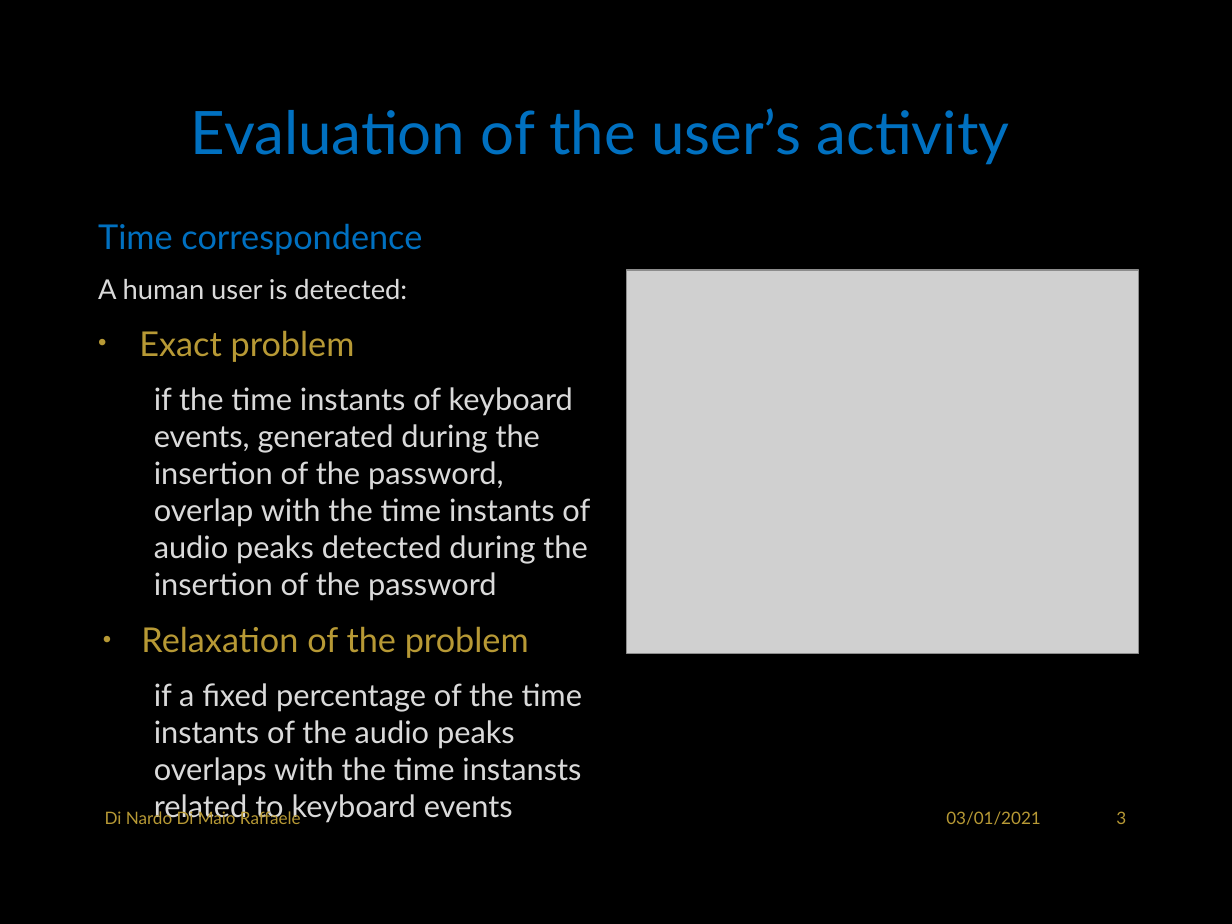
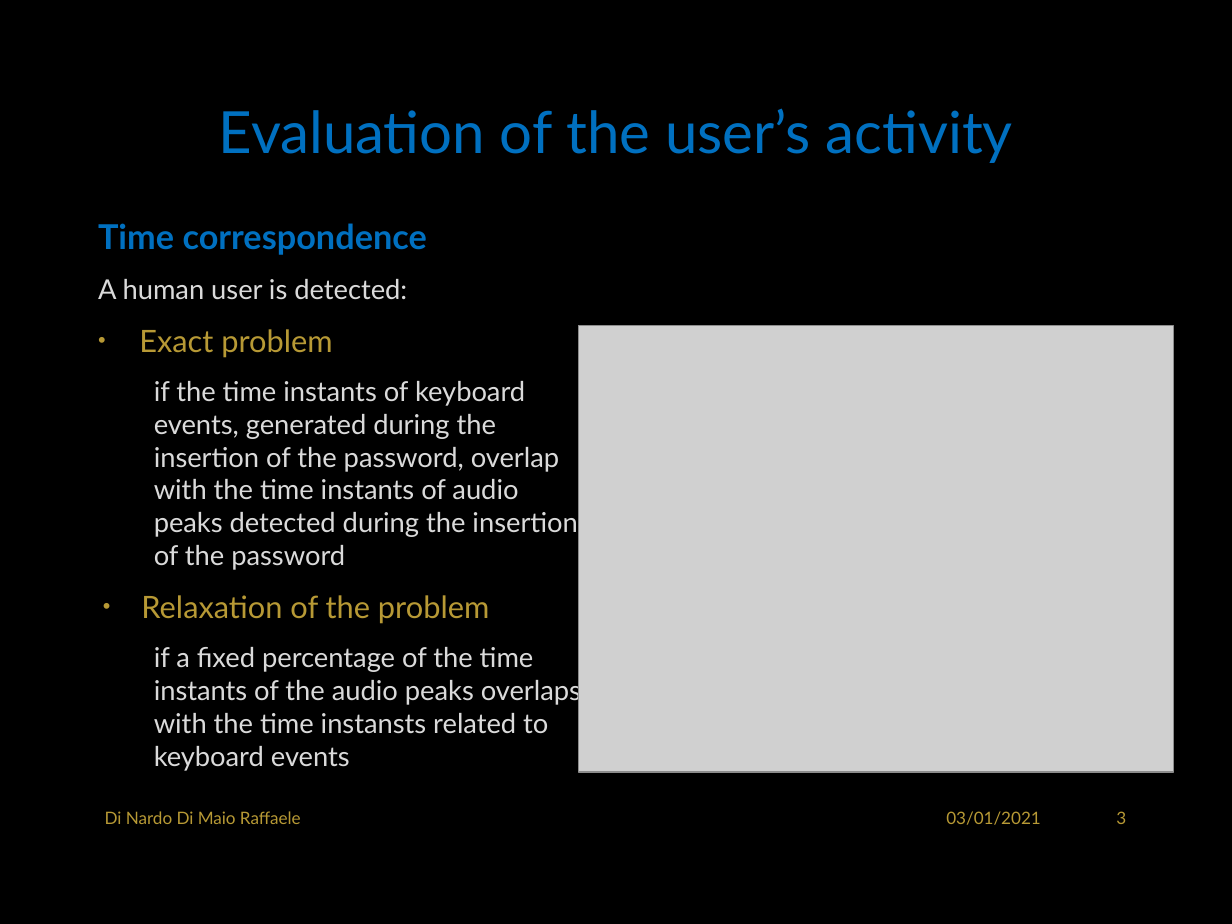
Before and after one commit to RaffaDNDM/AcCAPPCHA, a slide deck: slide 4 of Thesis/AcCAPPCHA.pptx. Drawn at 1232x924 pixels with LibreOffice and Linux fonts; fonts in the diff are those of the drawing; grey boxes stand for pictures; background and template pictures are left out. Boxes give left, top, right and bottom in pixels: in the first picture for what was removed or moved away, otherwise in the second. Text is boxed around its words. In the diff, an @@ line names an element or a change of style, - is before the commit and + after.

```diff
--- a/Thesis/AcCAPPCHA.pptx
+++ b/Thesis/AcCAPPCHA.pptx
@@ title "Evaluation of the user’s activity": place and size @@
-title "Evaluation of the user’s activity" at [191,108,1010,165]
+title "Evaluation of the user’s activity" at [219,108,1013,163]
@@ title "Evaluation of the user’s activity" at [219,108,1013,163]: size 35 to 34 pt @@
@@ text at [98,223,581,771]: bold on in "Time correspondence"; size 20 to 18 pt in "Exact problem", "Relaxation of the problem"; size 18 to 16 pt in "if the time instants of keyboard events, ...", "if a fixed percentage of the time ..." @@
@@ picture: place and size @@
-picture at [627,270,1138,653]
+picture at [579,325,1174,771]
```
Also in this commit, not shown: 7 other slides changed, 2 slides removed, 6 other files.
